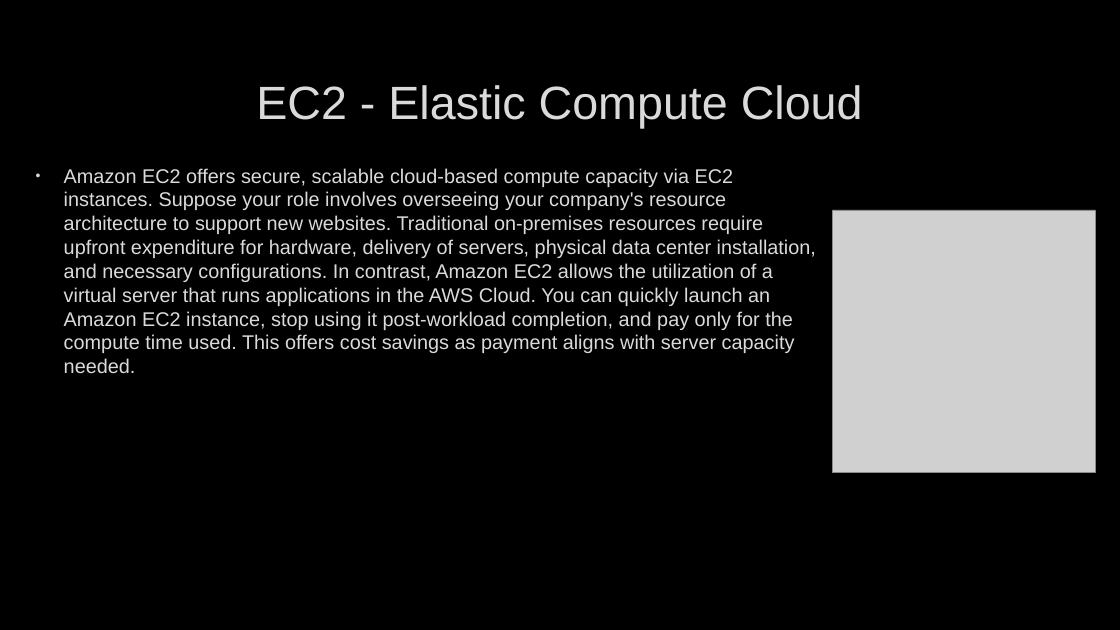
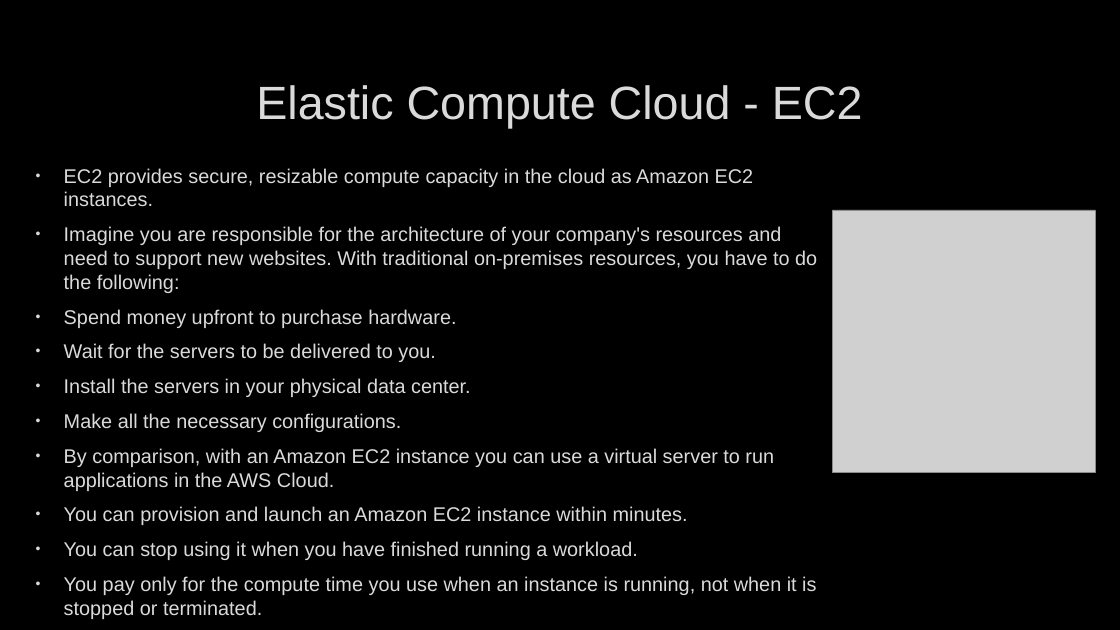
Before and after one commit to deveshbatra/genai_group1, a slide deck: slide 6 of GPTA4_tech.pptx. Drawn at 1120x630 pixels with LibreOffice and Linux fonts; fonts in the diff are those of the drawing; grey boxes stand for pictures; background and template pictures are left out. Boxes give left, top, right and bottom in pixels: in the first picture for what was removed or moved away, otherwise in the second. Text is boxed around its words. In the diff, an @@ line names an element or a change of style, - is before the commit and + after.

```diff
--- a/GPTA4_tech.pptx
+++ b/GPTA4_tech.pptx
@@ title at [256,85,863,128]: text changed @@
-EC2 - Elastic Compute Cloud
+Elastic Compute Cloud - EC2
@@ text at [64,168,817,595]: text changed @@
-• Amazon EC2 offers secure, scalable cloud-based compute capacity via EC2 instances. Suppose your role involves overseeing your company's resource architecture to support new websites. Traditional on-premises resources require upfront expenditure for hardware, delivery of servers, physical data center installation, and necessary configurations. In contrast, Amazon EC2 allows the utilization of a virtual server that runs applications in the AWS Cloud. You can quickly launch an Amazon EC2 instance, stop using it post-workload completion, and pay only for the compute time used. This offers cost savings as payment aligns with server capacity needed.
+• EC2 provides secure, resizable compute capacity in the cloud as Amazon EC2 instances.
+• Imagine you are responsible for the architecture of your company's resources and need to support new websites. With traditional on-premises resources, you have to do the following:
+• Spend money upfront to purchase hardware.
+• Wait for the servers to be delivered to you.
+• Install the servers in your physical data center.
+• Make all the necessary configurations.
+• By comparison, with an Amazon EC2 instance you can use a virtual server to run applications in the AWS Cloud.
+• You can provision and launch an Amazon EC2 instance within minutes.
+• You can stop using it when you have finished running a workload.
+• You pay only for the compute time you use when an instance is running, not when it is stopped or terminated.
+• You can save costs by paying only for server capacity that you need or want.
```
Also in this commit, not shown: 13 other slides changed, 2 other files.
